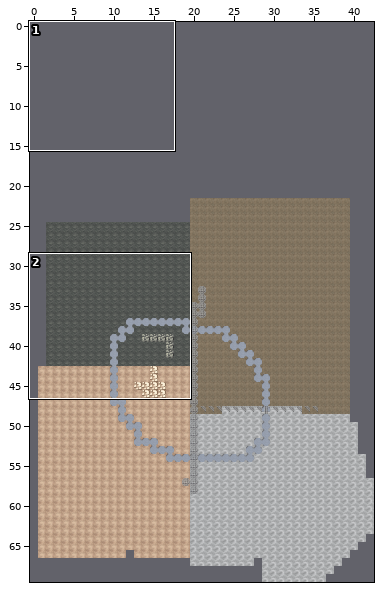
Tiled map -- command/layerauto/test/layerauto_example.tmx. Above: a wide view before the commit, with the close-up outlined.
Close-up. The starting point:
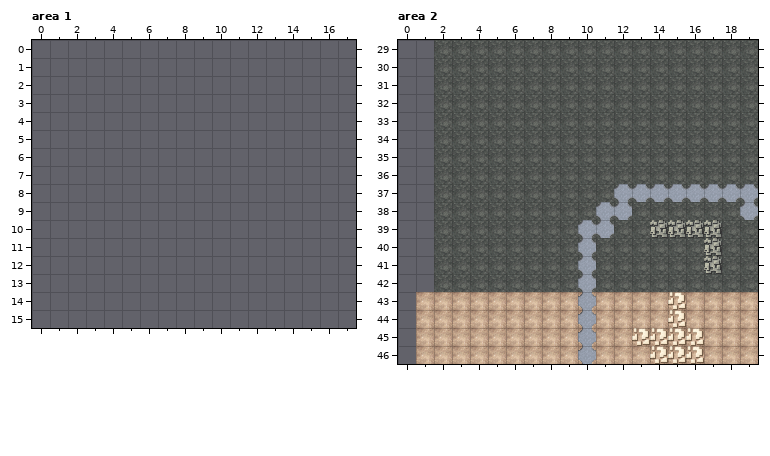
Cells are 20x20 px. Shown: area 1 x 0..17, y 0..15; area 2 x 0..19, y 29..46. The commit also changed other parts of the map, which this record leaves out.
The result:
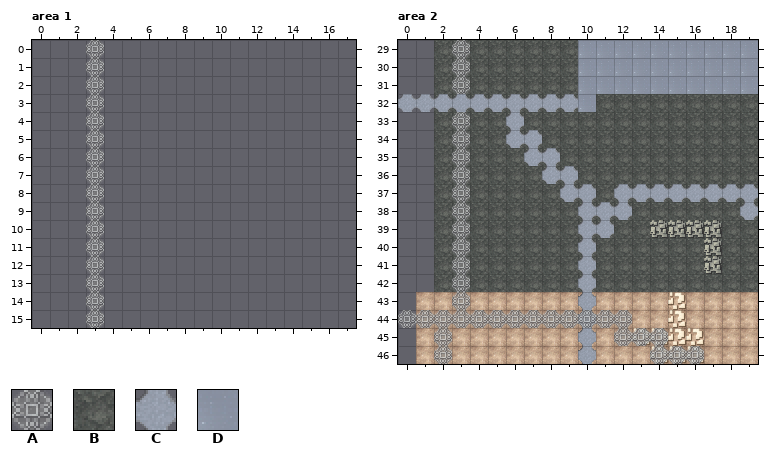
Key: from "巴巴罗萨计划(N4版)地块byXs": A 17, B 73, C 84; from "巴巴罗萨计划(N4版)渐变海洋地块byXs": D 50.
_ is an empty cell.
Tiles of an added or newly shown layer are drawn over the layers below it.
See-through tiles are keyed as they look on the map.
From old to new:
Layer "Items_river", area 1:
There is now tile A in rows 0 to 15 at x 3.
Layer "Ground", area 2:
The edit turns tile B into tile D in rows 29 to 31 at x 10 to 19; in row 32 at x 10.
Layer "Items_river", area 2:
There is now tile A in rows 29 to 31 at x 3; in rows 33 to 43 at x 3; in row 44 at x 0 to 1.
There is now tile C in row 32 at x 0 to 9; in row 33 at x 6; in row 34 at x 6 to 7; in row 35 at x 7 to 8; in row 36 at x 8 to 9; in row 37 at x 9 to 10.
There is now tile C in row 38 at x 10.
Layer "Items_railway" (added), area 2:
There is now tile A in row 44 at x 2 to 12; in row 45 at x 2 and 12 to 14; in row 46 at x 2 and 14 to 16.
